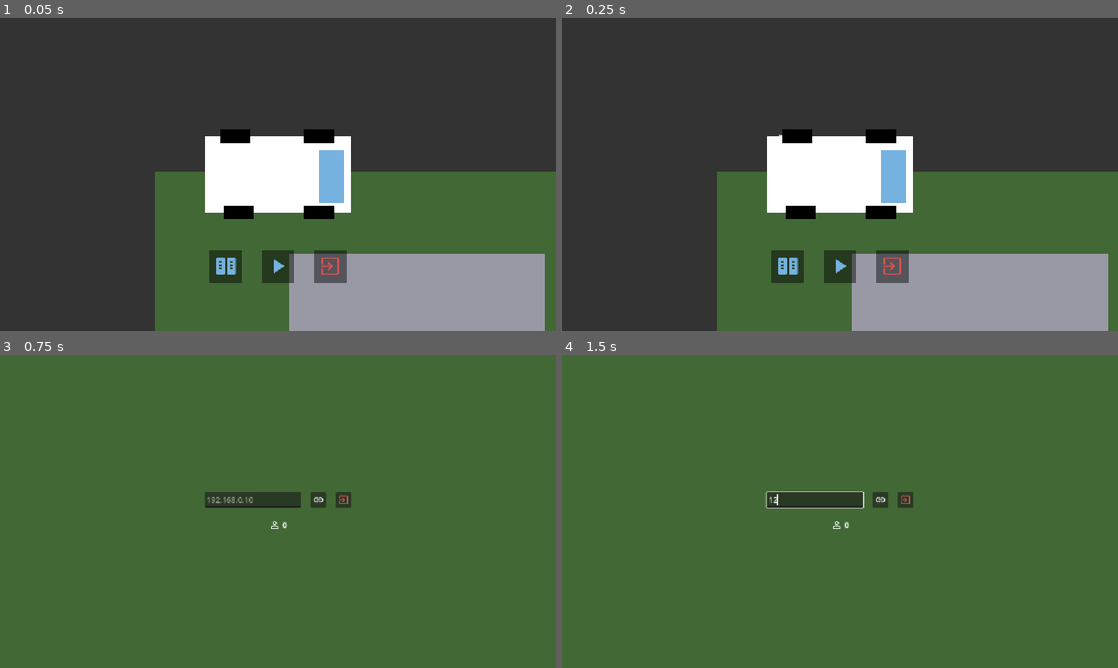
Above: before the commit, frames 1-4 (two rows, left to right).
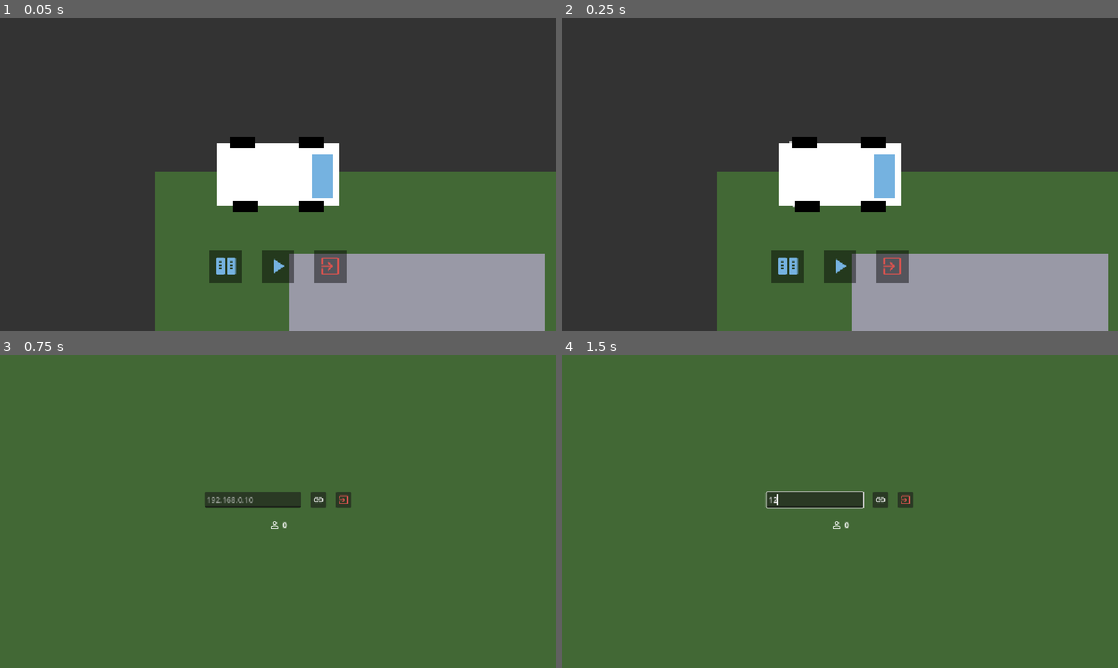
Above: after the commit, the same moments.

Repository: Bolb2019/Nexus
Game: Godot game, scene res://Menu/menu.tscn
Two runs of this game, one before a commit and one after it. Both use one fixed random seed, a clock stepped at 60 frames per second and the inputs below.
Inputs (mouse positions are in pixels of both pictures, inside the frame that each line leads up to):
- Up to frame 1 (0.05 s): no input
- Up to frame 2 (0.25 s): no input
- Up to frame 3 (0.75 s): click (278, 602) at 0.5 s
- Up to frame 4 (1.5 s): click (812, 498) at 1.27 s; type "12" at 1.35 s

The runs differ from the first frame. In frame 1, 2.9% of the frame differs, in the area x 36-64%, y 35-65%; in frame 2, 2.9%; in frame 3, nothing differs; in frame 4, nothing differs.

Commit message:
stupy goog: mrrp

Diff:
--- a/nexus/Player/Player_movement.gd
+++ b/nexus/Player/Player_movement.gd
@@ -17,7 +17,7 @@
 
 func _physics_process(delta: float) -> void:
 	if controlled:
-		scale = Vector2(1 + float(GlobalStats.score / 100.0), 1 + float(GlobalStats.score / 100.0))*1.2
+		scale = Vector2(1 + float(GlobalStats.score / 100.0), 1 + float(GlobalStats.score / 100.0))
 
 		var direction := Vector2.RIGHT.rotated(rotation)
 
